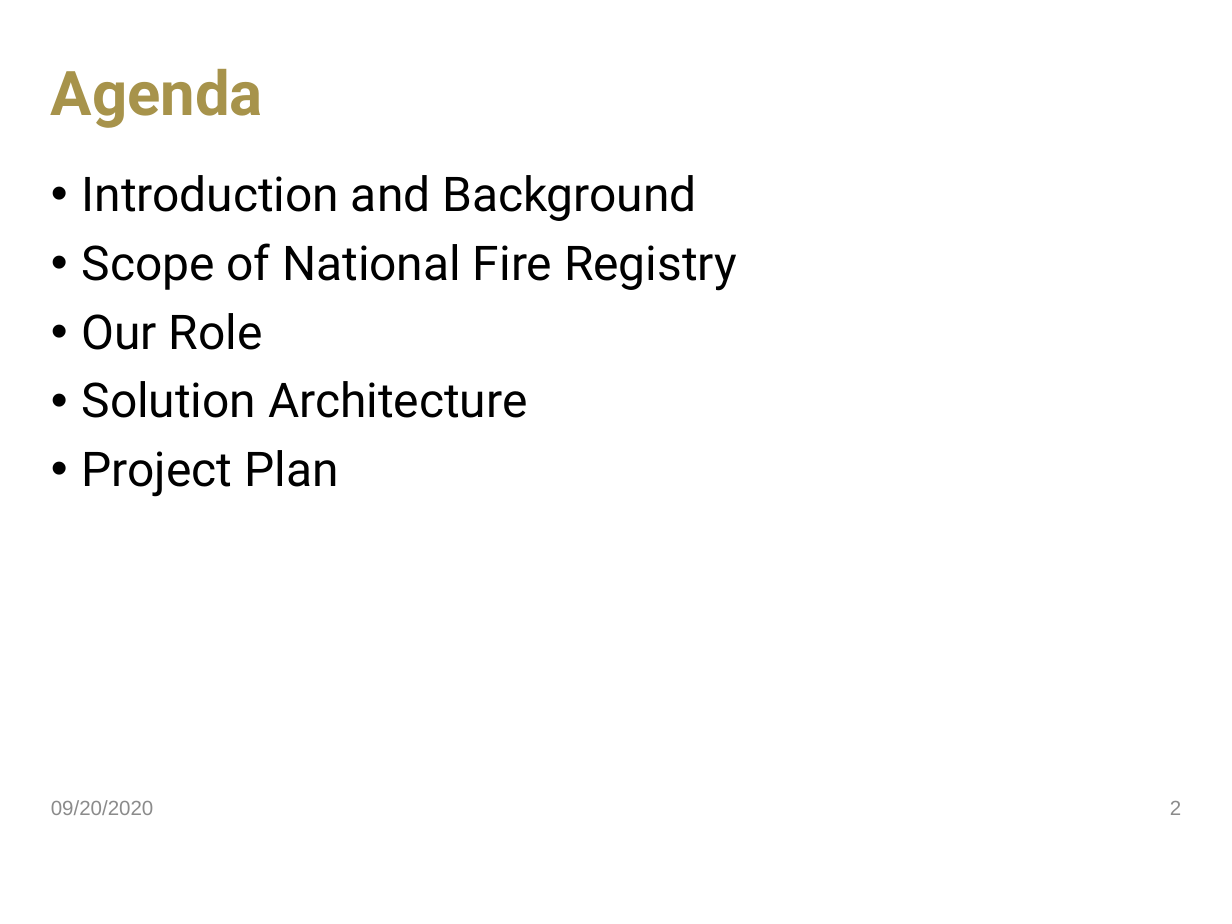
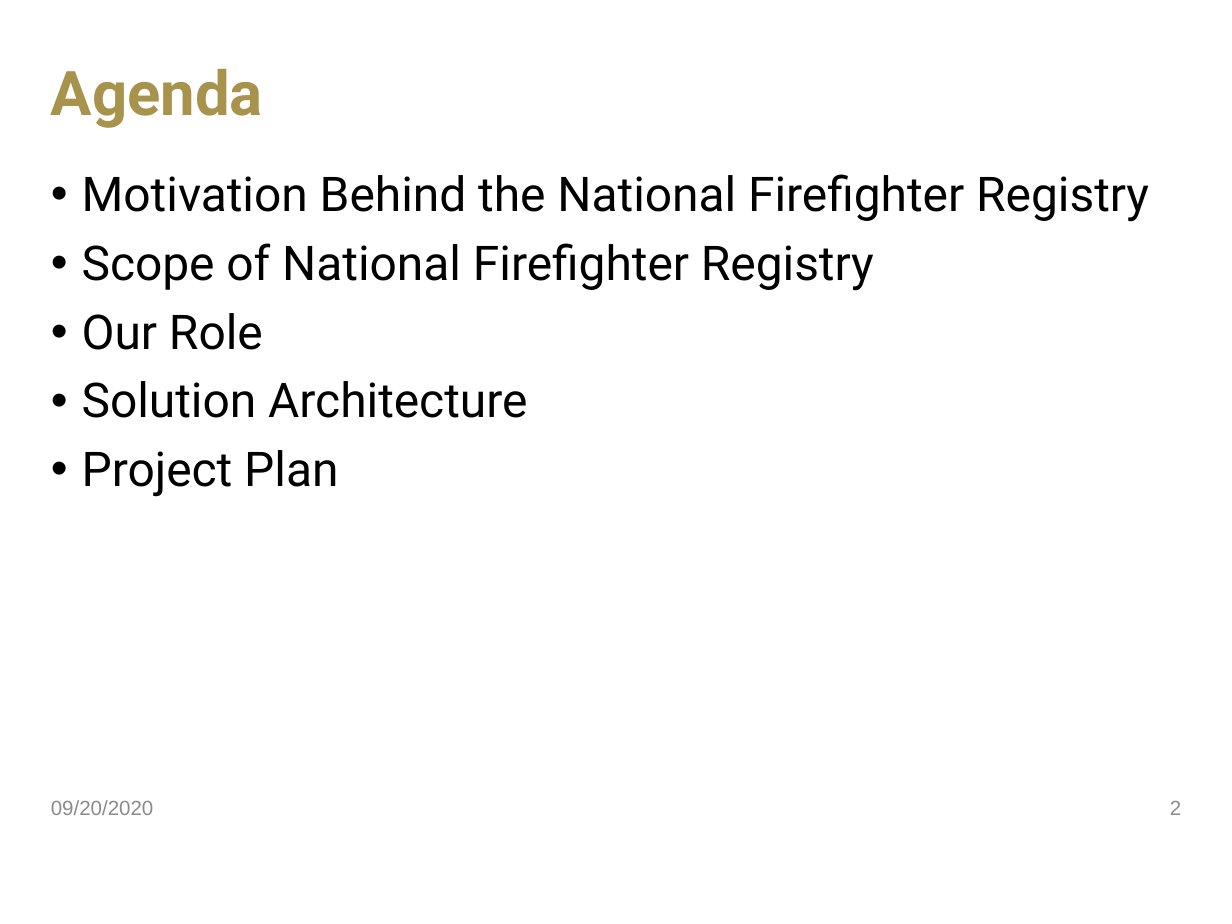
Before and after one commit to jdavis470/National-Firefighter-Registry, a slide deck: slide 2 of Team 55 Project Plan.pptx. Drawn at 1232x924 pixels with LibreOffice and Linux fonts; fonts in the diff are those of the drawing; background and template pictures are left out. Boxes give left, top, right and bottom in pixels: in the first picture for what was removed or moved away, otherwise in the second. Text is boxed around its words. In the diff, an @@ line names an element or a change of style, - is before the commit and + after.

Commit message:
Update per scope change

```diff
--- a/Team 55 Project Plan.pptx
+++ b/Team 55 Project Plan.pptx
@@ text at bbox=[82, 174, 1149, 291]: text changed @@
-• Introduction and Background
-• Scope of National Fire Registry
+• Motivation Behind the National Firefighter Registry
+• Scope of National Firefighter Registry
```
Also in this commit, not shown: 4 other slides changed, 5 slides removed.
